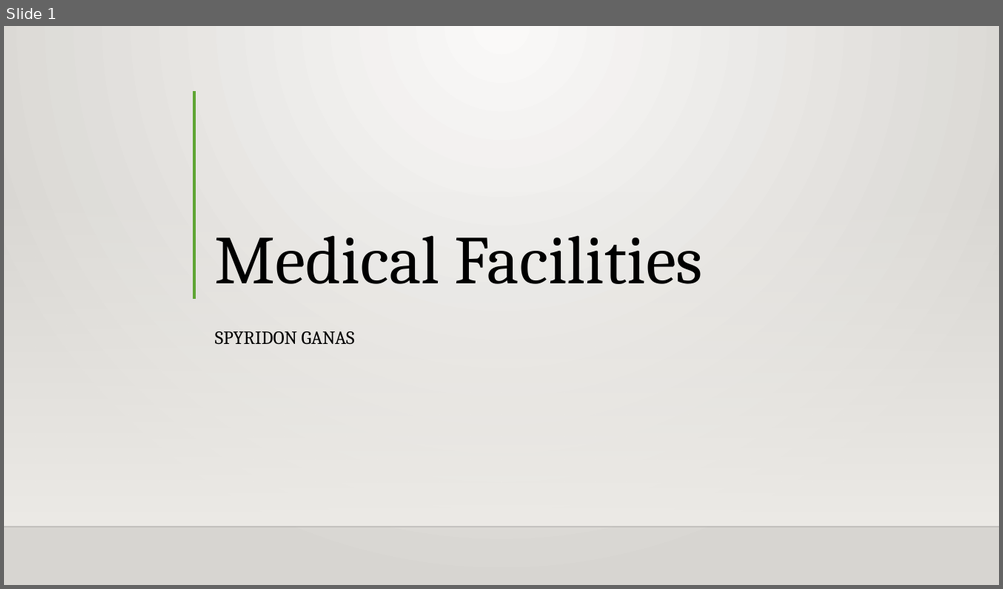
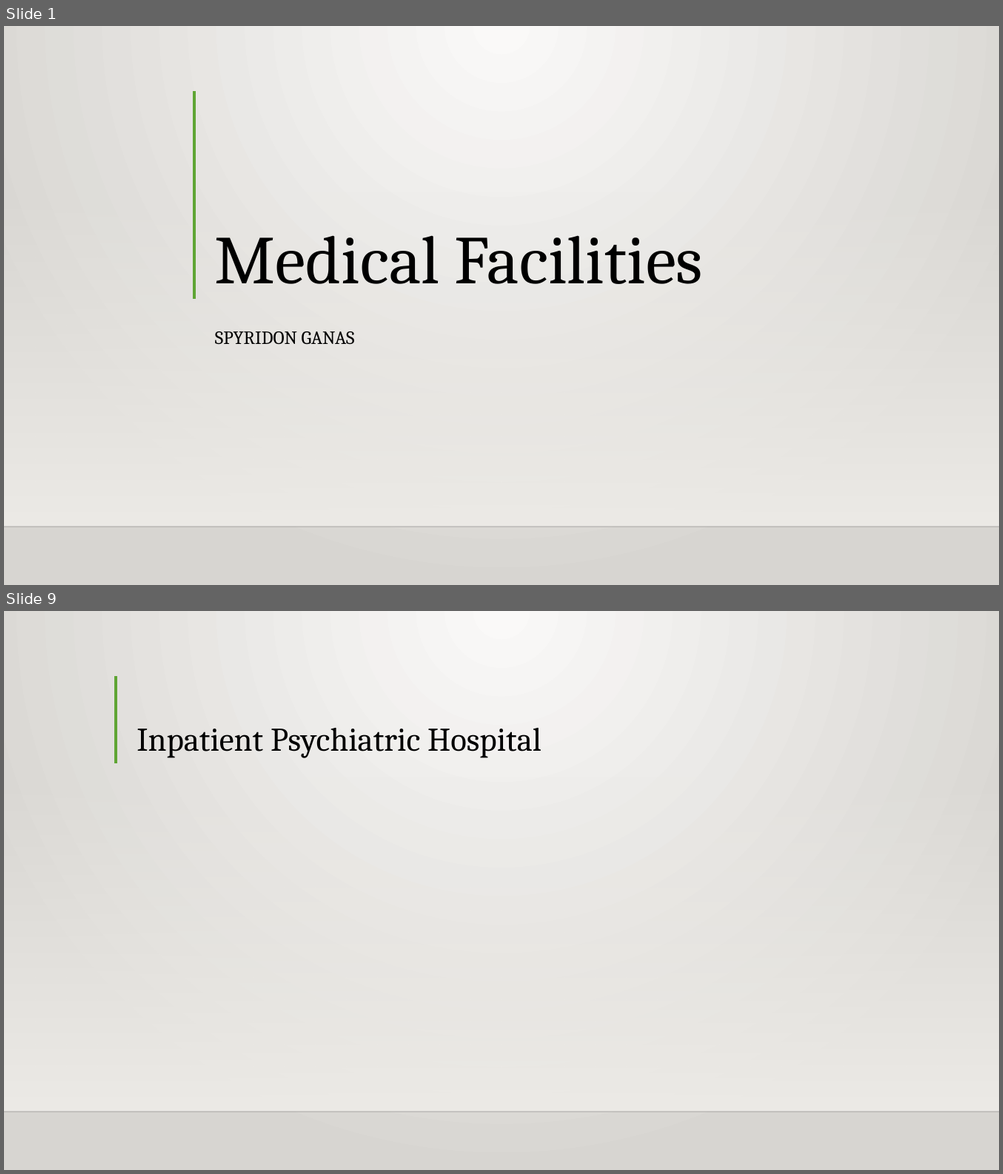
Before and after one commit to Intro-to-APCD/Intro-to-APCD.github.io, a slide deck: PowerPoints/Phase 3 - Claims Terminology/017 What are the Different Types of Medical Facilities.pptx. Shown one above the other, each under a label of ours: slide 1 before the commit, slides 1 and 9 after it; the slides between them are not shown. The pictures are 1003x589 and 1003x1174 pixels, drawn with LibreOffice and Linux fonts; fonts in the diff are those of the drawing; background and template pictures are left out. Boxes give left, top, right and bottom in pixels: in the first picture for what was removed or moved away, otherwise in the second. Text is boxed around its words. In the diff, an @@ line names an element or a change of style, - is before the commit and + after.

```diff
--- a/PowerPoints/Phase 3 - Claims Terminology/017 What are the Different Types of Medical Facilities.pptx
+++ b/PowerPoints/Phase 3 - Claims Terminology/017 What are the Different Types of Medical Facilities.pptx
@@ slide 9 added at [4,611,999,1170], background gradient #FAFAF9 to #D7D5D2; not listed: 2 template elements that a slide beside it also shows @@
@@ line added from (116, 676) to (116, 763), #5FA534 3 pt @@
@@ title added at [136,728,541,758], 32 pt, text #000000 @@
+Inpatient Psychiatric Hospital
```
Also in this commit, not shown: 9 other slides added, 4 slides removed, 3 other files.
